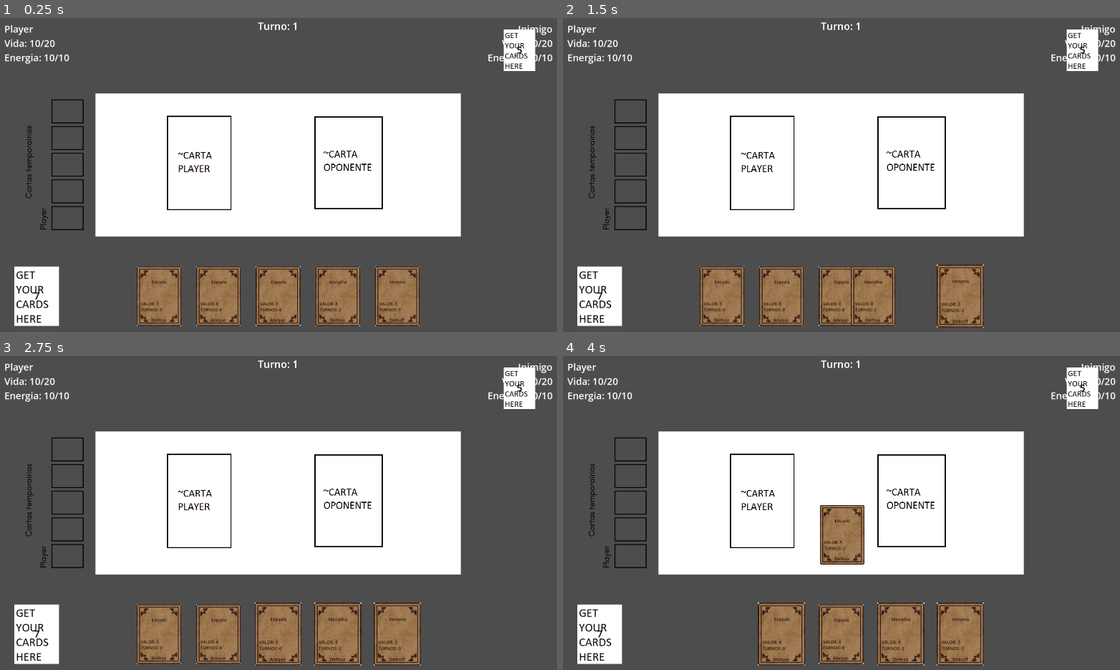
Above: before the commit, frames 1-4 (two rows, left to right).
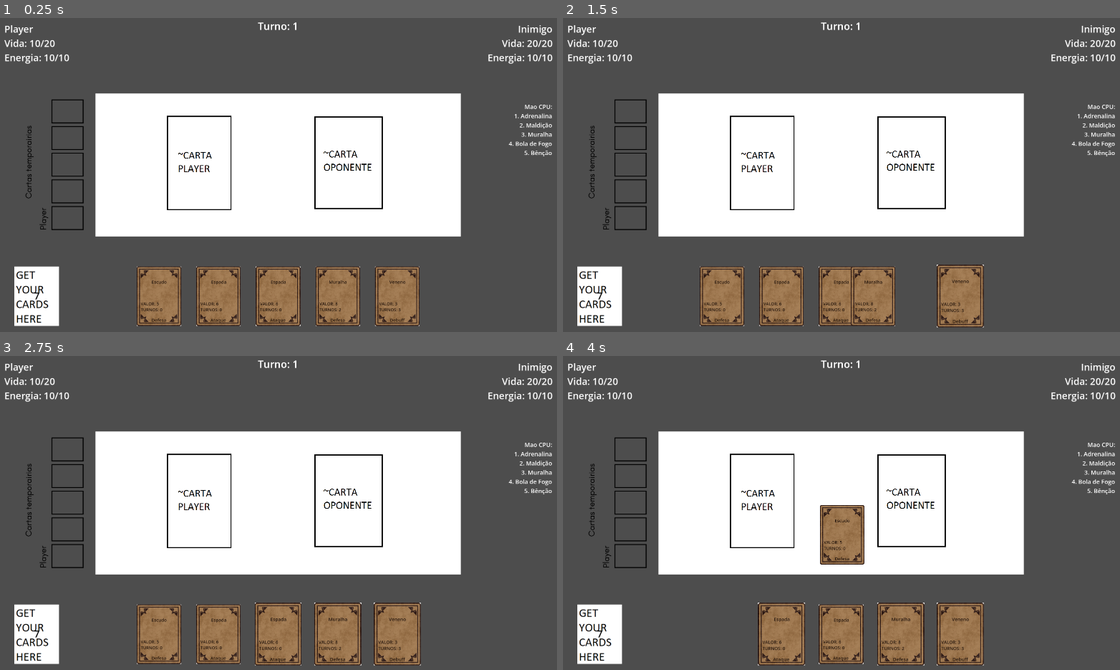
Above: after the commit, the same moments.

Repository: thenickfer/GamblersGambit
Game: Godot game, scene res://Scenes/CardScene.tscn
Same seed, same stepped clock (60 frames per second), same inputs: the game is played once before the commit and once after it.
Inputs (mouse positions are in pixels of both pictures, inside the frame that each line leads up to):
- Up to frame 1 (0.25 s): no input
- Up to frame 2 (1.5 s): tap Enter at 0.5 s; drag from (958, 297) to (780, 297) at 0.52 s; drag from (902, 297) to (724, 297) at 1.27 s
- Up to frame 3 (2.75 s): move the mouse to (278, 635) at 2.02 s; click (278, 635) at 2.17 s
- Up to frame 4 (4 s): tap Space at 2.75 s; drag from (780, 635) to (601, 635) at 2.77 s; drag from (724, 635) to (869, 513) at 3.52 s

The runs differ from the first frame. In frame 1, 1.0% of the frame differs, in the area x 90-100%, y 3-45%; in frame 2, 1.0%; in frame 3, 1.0%; in frame 4, 1.0%.

Commit message:
fix: visual hand

Diff:
--- a/Scenes/CardScene.tscn
+++ b/Scenes/CardScene.tscn
@@ -135,23 +135,15 @@
 text = "Turno: 1"
 horizontal_alignment = 1
 
-[node name="OpponentDeck" type="Node2D" parent="." unique_id=225496872]
-position = Vector2(1770, 125)
-
-[node name="Sprite2D" type="Sprite2D" parent="OpponentDeck" unique_id=1157648162]
-scale = Vector2(0.7, 0.7)
-texture = ExtResource("4_kkp5k")
-
-[node name="RichTextLabel" type="RichTextLabel" parent="OpponentDeck" unique_id=925749417]
-modulate = Color(0, 0, 0, 1)
-offset_left = -17.0
-offset_top = -26.0
-offset_right = 18.0
-offset_bottom = 24.0
-theme_override_font_sizes/normal_font_size = 32
-text = "0"
-horizontal_alignment = 1
-vertical_alignment = 1
+[node name="OpponentHandLabel" type="Label" parent="." unique_id=925749417]
+offset_left = 1220.0
+offset_top = 300.0
+offset_right = 1880.0
+offset_bottom = 760.0
+theme_override_font_sizes/font_size = 20
+horizontal_alignment = 2
+vertical_alignment = 0
+text = "Mao CPU:"
 
 [node name="PlayerFxLabel" type="Label" parent="." unique_id=777001]
 visible = false
--- a/Scripts/game_manager.gd
+++ b/Scripts/game_manager.gd
@@ -34,7 +34,7 @@
 @onready var player_hand = $PlayerHand
 @onready var deck_node = $Deck
 @onready var opponent_slot = $OpponentSlot
-@onready var opponent_deck_count = $OpponentDeck/RichTextLabel
+@onready var opponent_hand_label = $OpponentHandLabel
 @onready var player_fx_label = $PlayerFxLabel
 @onready var opponent_fx_label = $OpponentFxLabel
 @onready var player_status_label = $PlayerStatusLabel
@@ -51,7 +51,7 @@
 	_setup_combatants()
 	battle_state = BattleState.PLAYER_TURN
 	_refresh_turn_label()
-	_refresh_opponent_deck_label()
+	_refresh_opponent_hand_label()
 	_refresh_status_labels()
 
 func _setup_combatants() -> void:
@@ -118,6 +118,7 @@
 	var idx = randi_range(0, cpu_combatant.hand.size() - 1)
 	var card_name: String = cpu_combatant.hand[idx]
 	cpu_combatant.hand.remove_at(idx)
+	_refresh_opponent_hand_label()
 	_show_cpu_card_preview(card_name)
 
 	var card_node = _build_virtual_card(card_name)
@@ -157,10 +158,13 @@
 	if cpu_combatant.hand.size() >= MAX_HAND_SIZE:
 		return
 	cpu_combatant.draw_random_card()
-	_refresh_opponent_deck_label()
-
-func _refresh_opponent_deck_label() -> void:
-	opponent_deck_count.text = str(cpu_combatant.deck.size())
+	_refresh_opponent_hand_label()
+
+func _refresh_opponent_hand_label() -> void:
+	var lines: Array[String] = ["Mao CPU:"]
+	for i in range(cpu_combatant.hand.size()):
+		lines.append("%d. %s" % [i + 1, cpu_combatant.hand[i]])
+	opponent_hand_label.text = "\n".join(lines)
 
 func _show_cpu_card_preview(card_name: String) -> void:
 	if opponent_slot.card_in_slot and is_instance_valid(opponent_slot.card_node):
